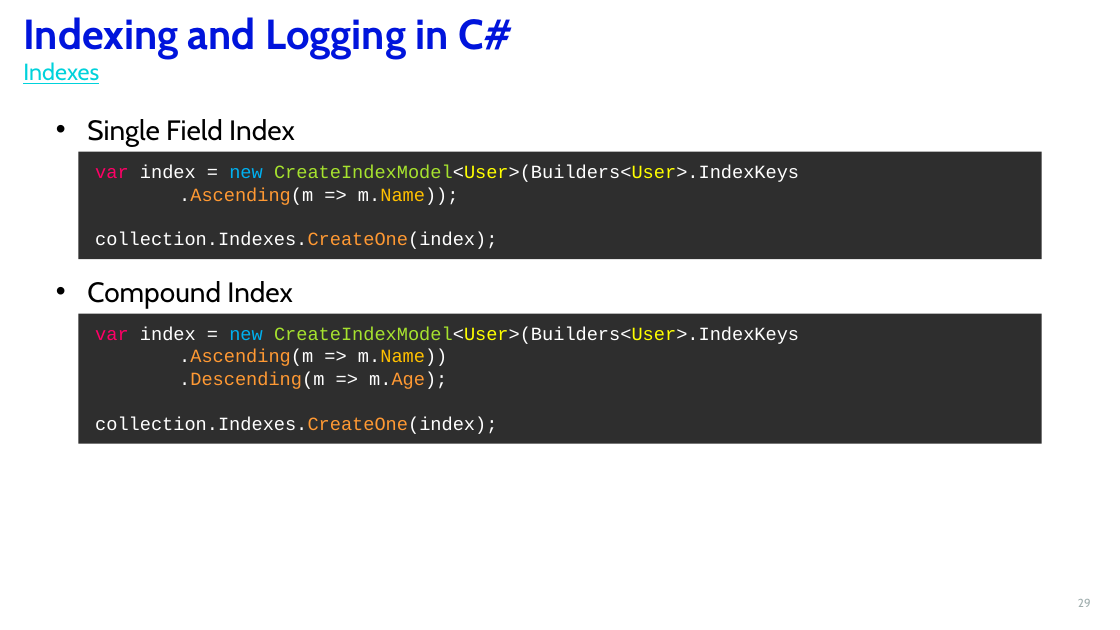
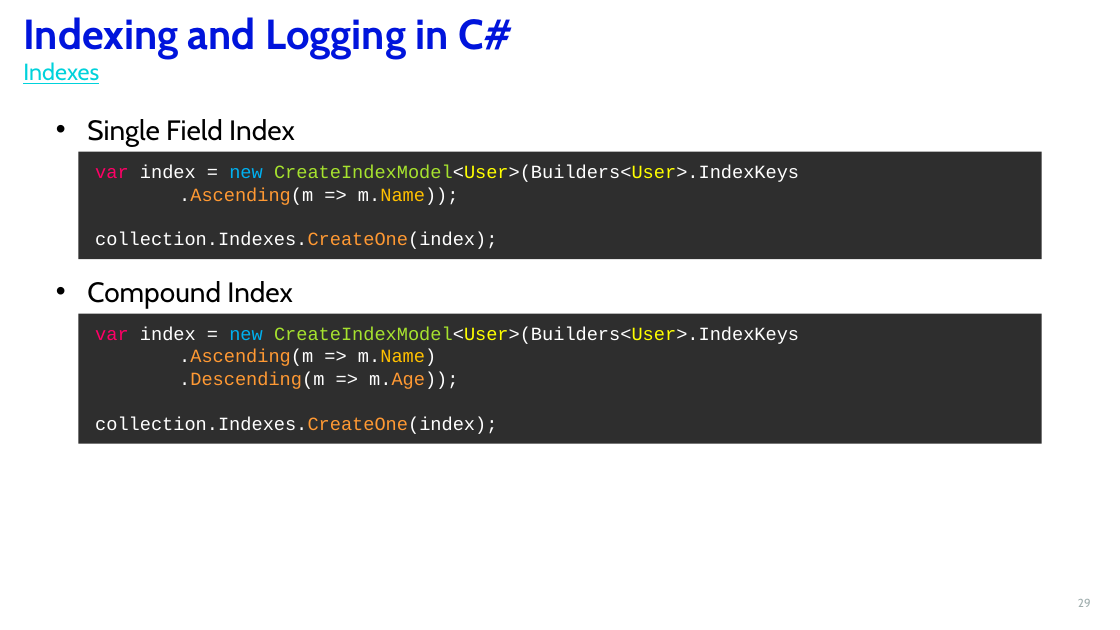
Before and after one commit to christianltds/mongodb_training, a slide deck: slide 29 of session 3/MongoDB – Training - Session 3.pptx. Drawn at 1120x630 pixels with LibreOffice and Linux fonts; fonts in the diff are those of the drawing; background and template pictures are left out. Boxes give left, top, right and bottom in pixels: in the first picture for what was removed or moved away, otherwise in the second. Text is boxed around its words. In the diff, an @@ line names an element or a change of style, - is before the commit and + after.

```diff
--- a/session 3/MongoDB – Training - Session 3.pptx
+++ b/session 3/MongoDB – Training - Session 3.pptx
@@ text in rectangle at box(179, 349, 458, 389): text changed @@
-.Ascending(m => m.Name))
-.Descending(m => m.Age);
+.Ascending(m => m.Name)
+.Descending(m => m.Age));
```
Also in this commit, not shown: 7 other slides changed.
